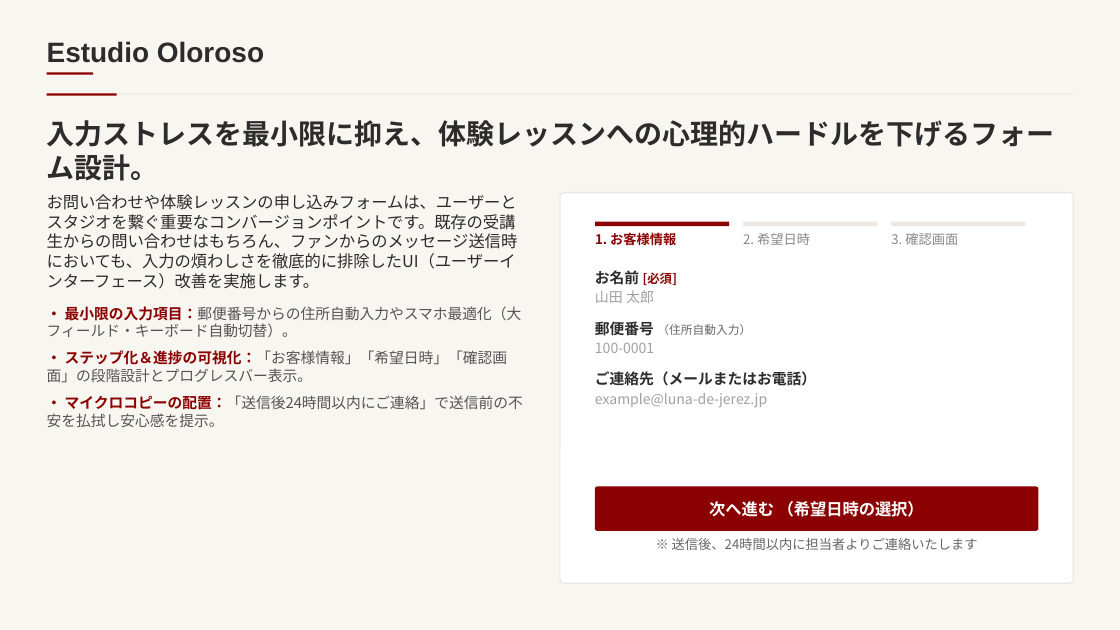
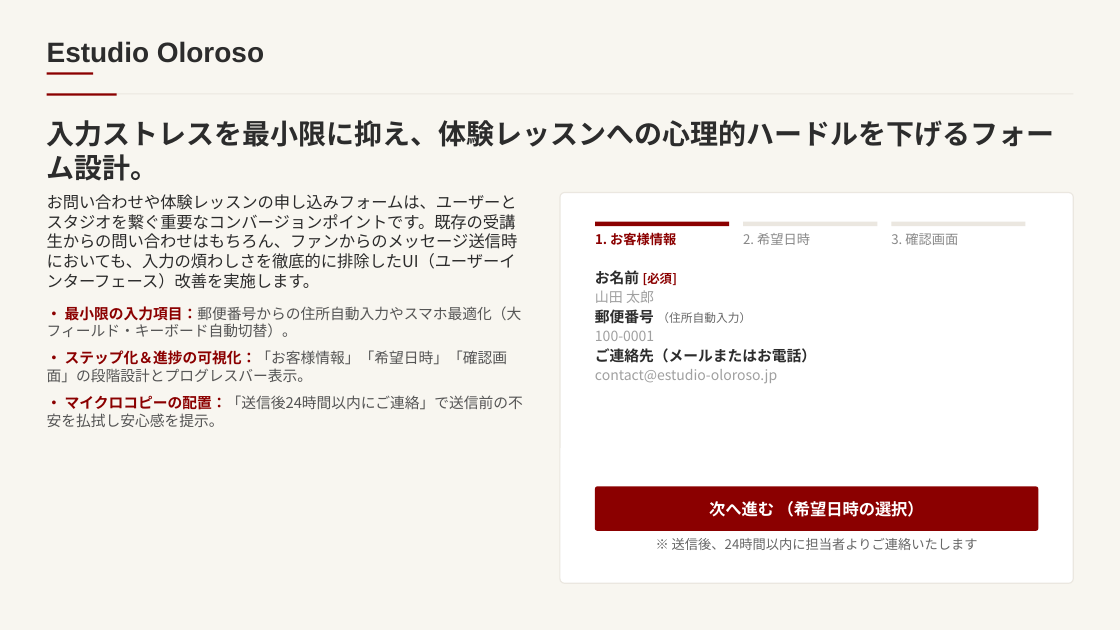
Before and after one commit to ikeda-haruka/oloroso, a slide deck: slide 11 of docs/「Estudio Oloroso」WEBサイト デザインプレビュー＆リニューアル構成案.pptx. Drawn at 1120x630 pixels with LibreOffice and Linux fonts; fonts in the diff are those of the drawing. Boxes give left, top, right and bottom in pixels: in the first picture for what was removed or moved away, otherwise in the second. Text is boxed around its words. In the diff, an @@ line names an element or a change of style, - is before the commit and + after.

```diff
--- a/docs/「Estudio Oloroso」WEBサイト デザインプレビュー＆リニューアル構成案.pptx
+++ b/docs/「Estudio Oloroso」WEBサイト デザインプレビュー＆リニューアル構成案.pptx
@@ text at bbox=[595, 307, 816, 363]: less space between paragraphs @@
@@ text at bbox=[595, 369, 777, 383]: text changed @@
-example@luna-de-jerez.jp
+contact@estudio-oloroso.jp
```
Also in this commit, not shown: 4 other slides changed, 11 other files.
